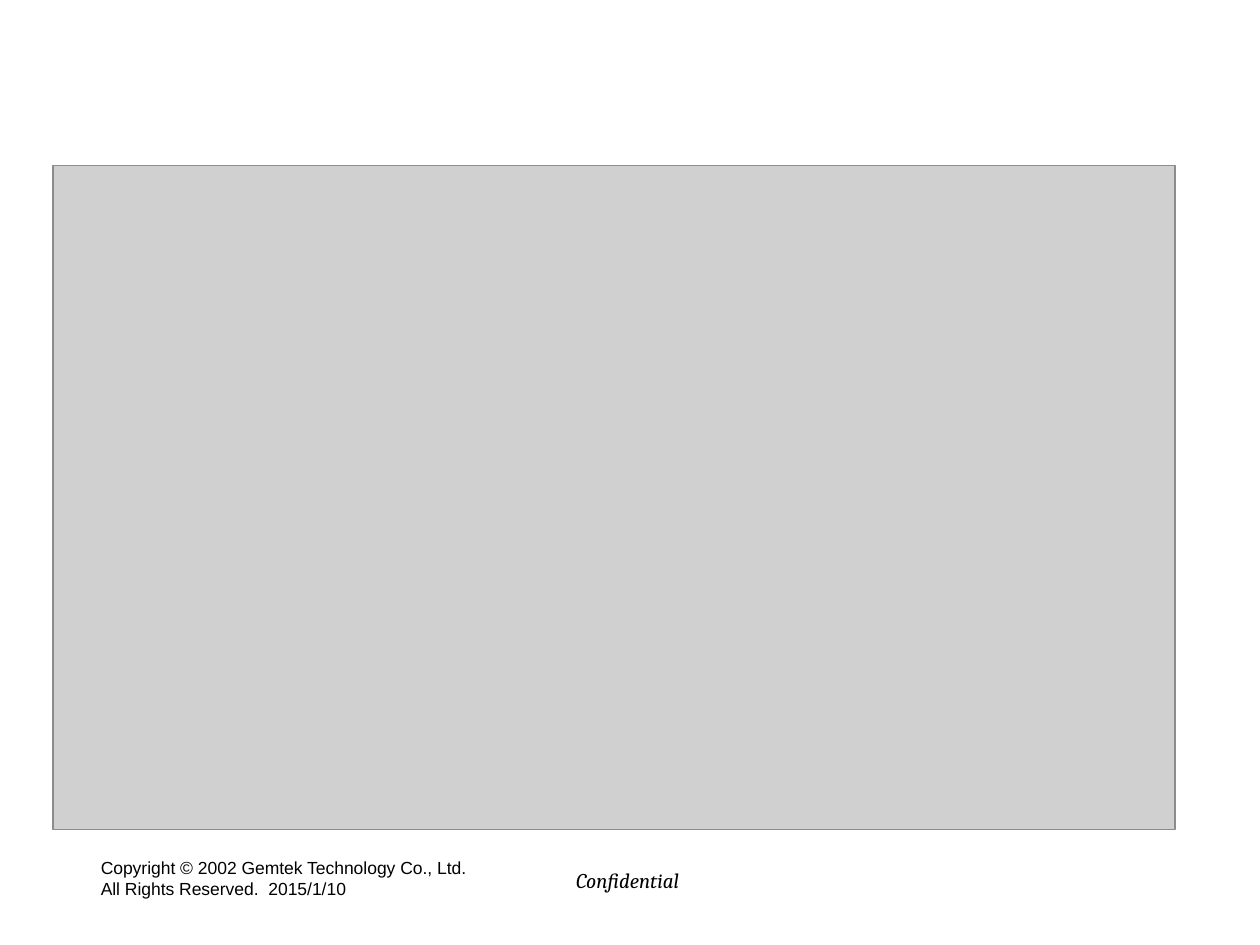
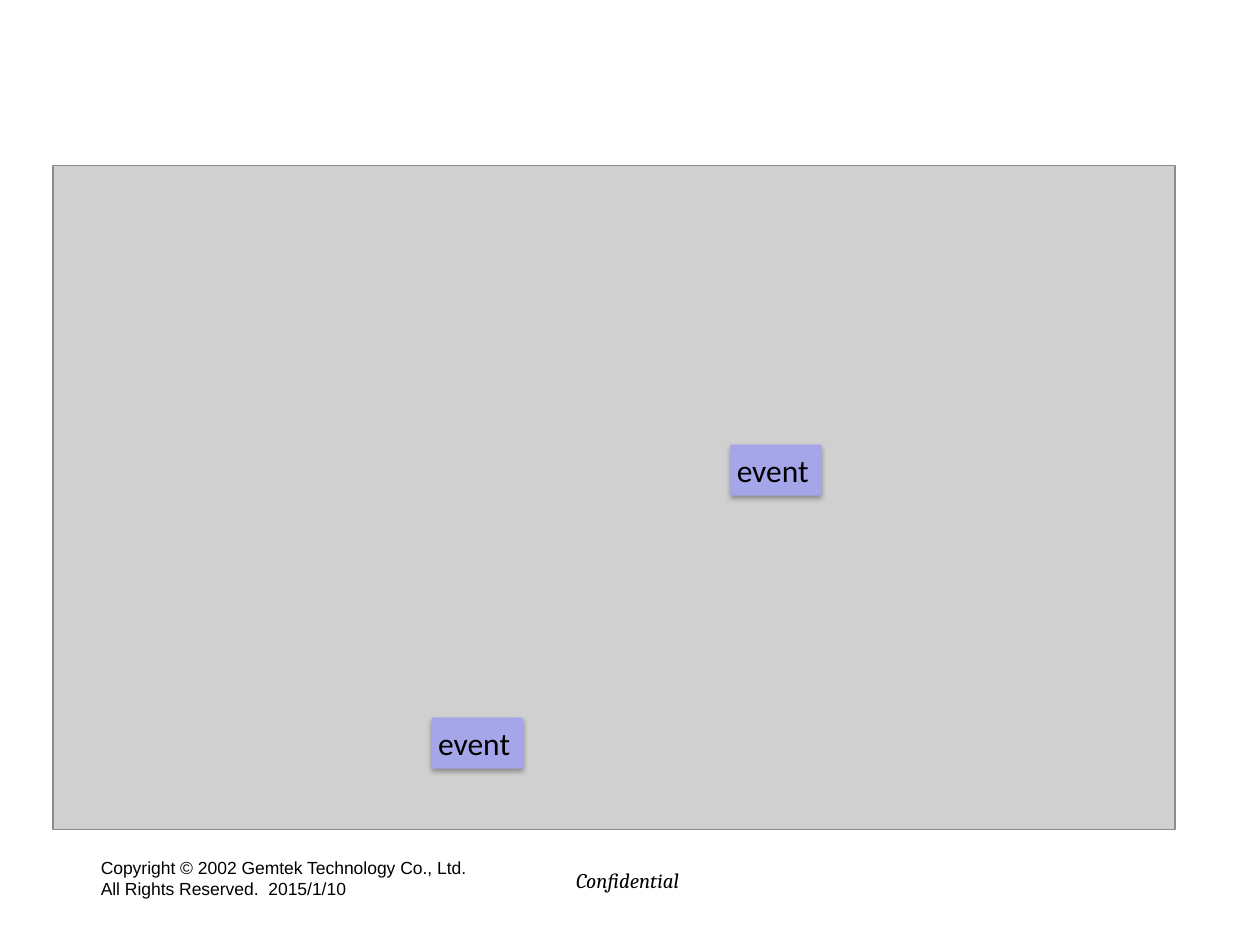
Before and after one commit to hyper570908/nodeDemo, a slide deck: slide 4 of doc/GIot_Session(win7).pptx. Drawn at 1260x945 pixels with LibreOffice and Linux fonts; fonts in the diff are those of the drawing; grey boxes stand for pictures; background and template pictures are left out. Boxes give left, top, right and bottom in pixels: in the first picture for what was removed or moved away, otherwise in the second. Text is boxed around its words. In the diff, an @@ line names an element or a change of style, - is before the commit and + after.

```diff
--- a/doc/GIot_Session(win7).pptx
+++ b/doc/GIot_Session(win7).pptx
@@ rectangle added at (731,445,822,495), fill #A5A5E9, 18 pt, text #000000 @@
+event
@@ rectangle added at (432,718,523,769), fill #A5A5E9, 18 pt, text #000000 @@
+event
```
Also in this commit, not shown: 3 other slides changed, 4 slides added, 23 other files.
